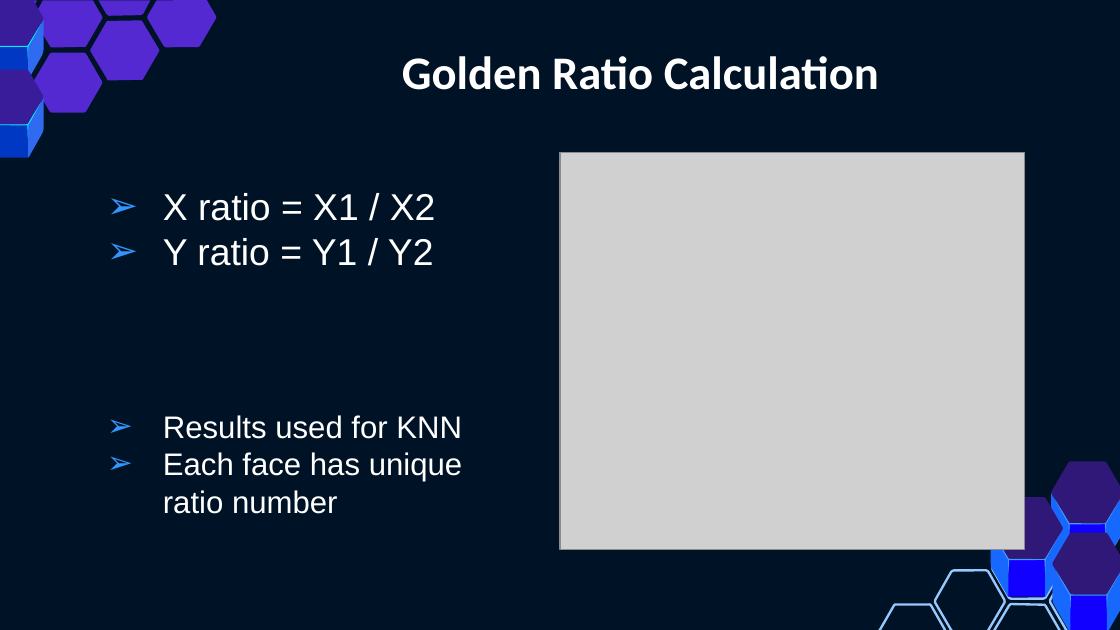
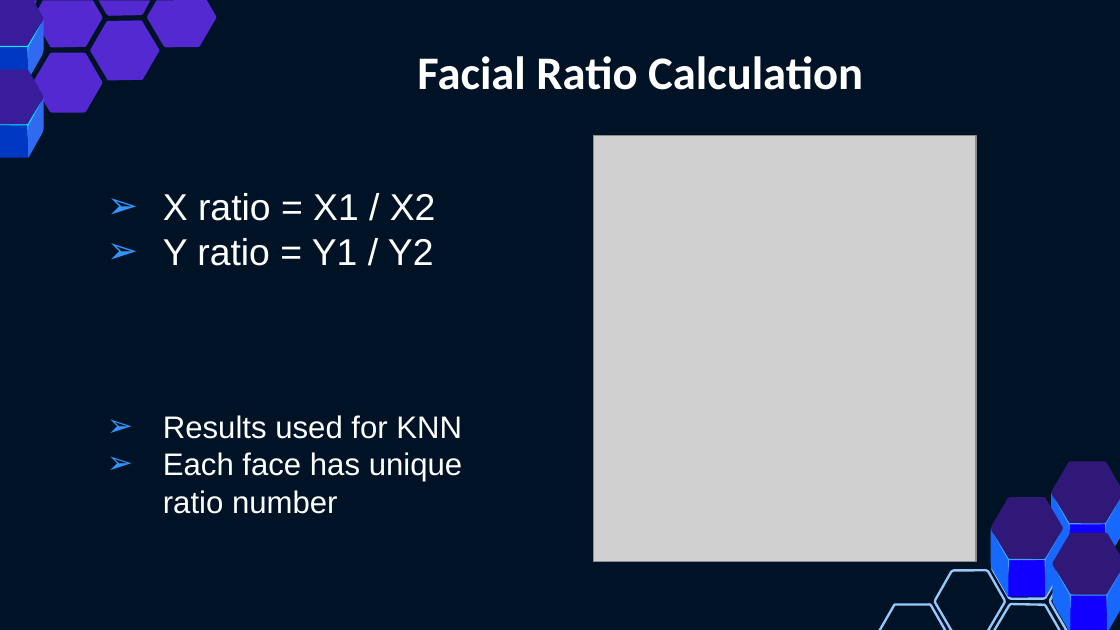
Before and after one commit to russian-bogatyr/Capstone-Prject-Fall-2020, a slide deck: slide 6 of Smart Nose Surgery - Sprint 2 Demo.pptx. Drawn at 1120x630 pixels with LibreOffice and Linux fonts; fonts in the diff are those of the drawing; grey boxes stand for pictures. Boxes give left, top, right and bottom in pixels: in the first picture for what was removed or moved away, otherwise in the second. Text is boxed around its words. In the diff, an @@ line names an element or a change of style, - is before the commit and + after.

```diff
--- a/Smart Nose Surgery - Sprint 2 Demo.pptx
+++ b/Smart Nose Surgery - Sprint 2 Demo.pptx
@@ title at [417, 56, 863, 90]: text changed @@
-Golden Ratio Calculation
+Facial Ratio Calculation
@@ picture: place and size @@
-picture at [560, 152, 1024, 550]
+picture at [594, 136, 976, 561]
```
Also in this commit, not shown: 1 other slide changed.
